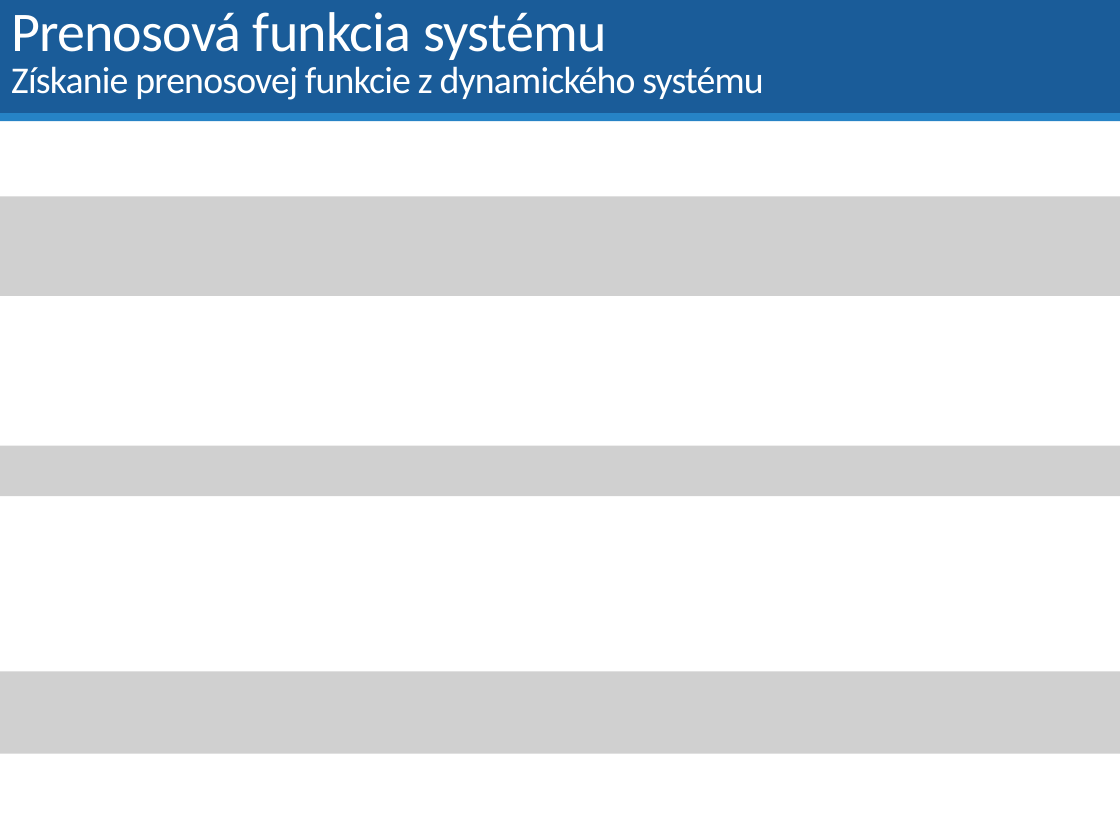
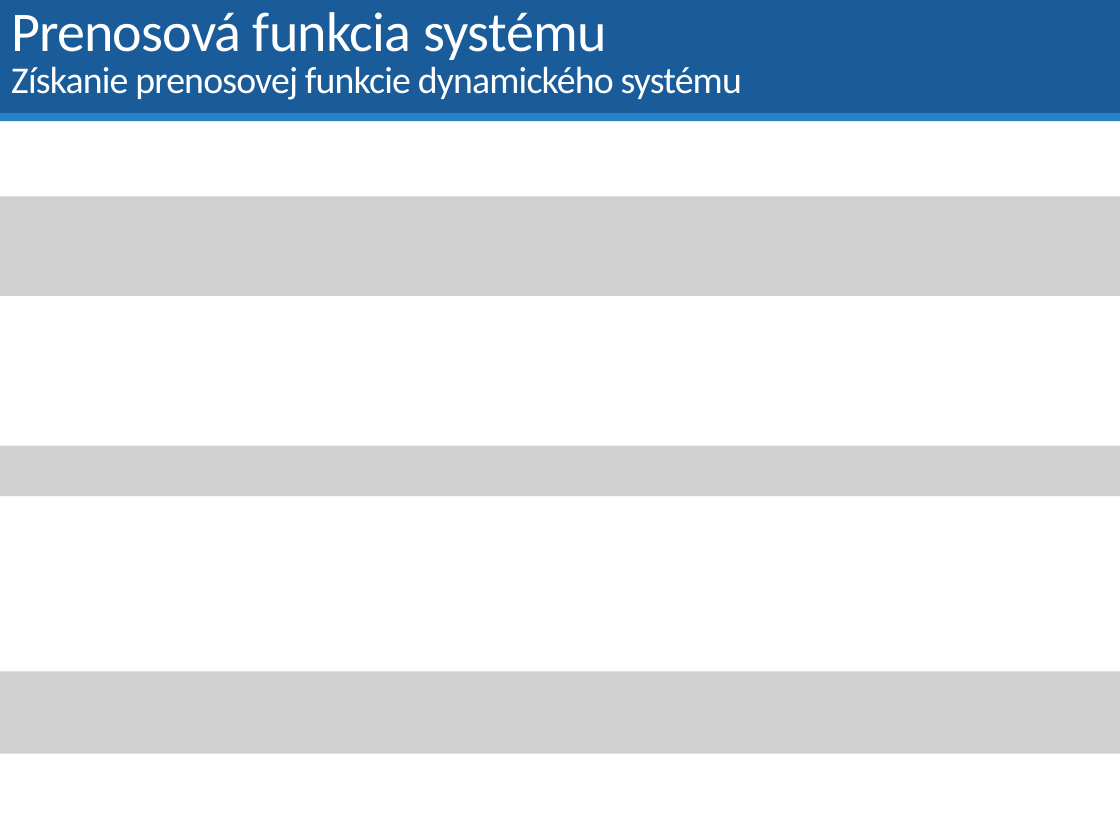
Before and after one commit to dodekm/TeamProjektKybernetika, a slide deck: slide 37 of Nove prednasky/P01_02_03_dynamika_dif_rovnice_LPT_prenosova_funkcia_modelovanie.pptx (slide 39 before the commit). Drawn at 1120x840 pixels with LibreOffice and Linux fonts; fonts in the diff are those of the drawing; grey boxes stand for pictures. Boxes give left, top, right and bottom in pixels: in the first picture for what was removed or moved away, otherwise in the second. Text is boxed around its words. In the diff, an @@ line names an element or a change of style, - is before the commit and + after.

```diff
--- a/Nove prednasky/P01_02_03_dynamika_dif_rovnice_LPT_prenosova_funkcia_modelovanie.pptx
+++ b/Nove prednasky/P01_02_03_dynamika_dif_rovnice_LPT_prenosova_funkcia_modelovanie.pptx
@@ title at (11, 12, 742, 100): text changed @@
-Prenosová funkcia systému
-Získanie prenosovej funkcie z dynamického systému
+Prenosová funkcia systému
+Získanie prenosovej funkcie dynamického systému
```
Also in this commit, not shown: 3 other slides changed, 2 slides removed, 1 other file.
